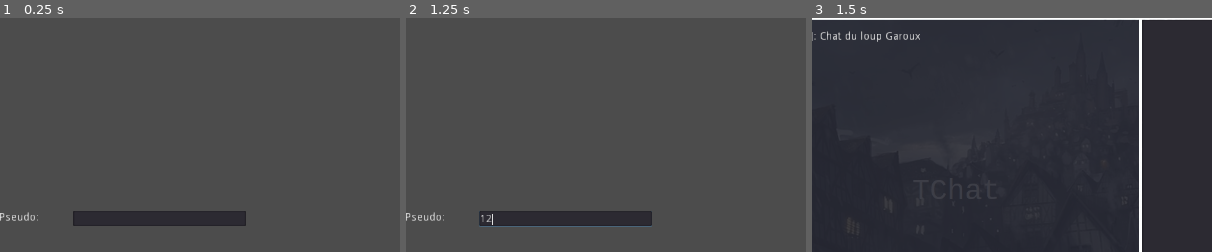
Above: before the commit, frames 1-3 (left to right).
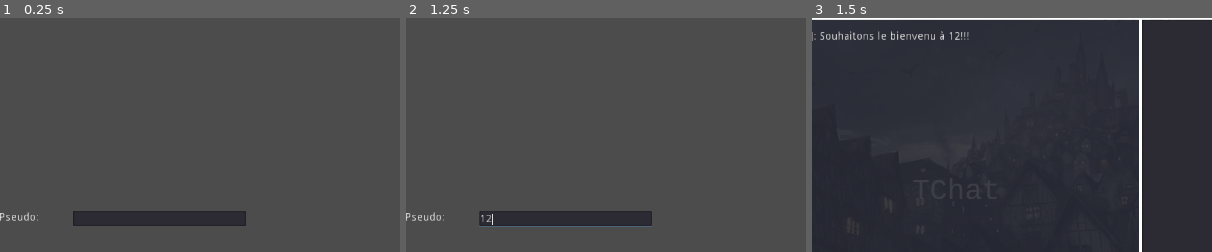
Above: after the commit, the same moments.

Repository: Tim301/Loup_Garou
Game: Godot game, scene res://Bin/Scenes/Lobby.tscn
The game is run twice, just before and just after one commit, with the same random seed, the same clock (stepped at 60 frames per second) and the same inputs.
Inputs (mouse positions are % of the whole screen's width and height, from its top left):
- Up to frame 1 (0.25 s): no input
- Up to frame 2 (1.25 s): click (54, 43) at 0.52 s; type "12" at 0.6 s
- Up to frame 3 (1.5 s): click "Entrer" at 1.25 s
The pictures show only the part of the screen within x 34-84%, y 0-50%; the shares and areas given below are measured in that part.

Frames 1-2 are identical in both runs. In frame 3, 0.6% of the frame differs, in the area x 2-40%, y 5-11%.
Error in both runs: Internal script error! Opcode: 38 (please report). (res://Chronometer.gd:5)

Commit message:
Minor_change
Add preview for github

Diff:
--- a/Godot_Project/Bin/Scriptes/ChatBox.gd
+++ b/Godot_Project/Bin/Scriptes/ChatBox.gd
@@ -20,7 +20,7 @@
 # Fonction qui initie le chat au channel 0, le channel Global
 func _ready():
 	inputfield.connect("text_entered",self,"text_entered")
-	add_message('Godot','Chat du loup Garoux')
+	add_message('Godot','Souhaitons le bienvenu à ' + Global.Pseudo + '!!!')
 	change_channel(0)
 
 # Fonction qui permet de saisir un texte dans le chat, ou de sortir du chat
@@ -45,12 +45,14 @@
 
 # Fonction qui notifie à l'utilisateur quel channel il a choisit
 func change_channel(value):
-	channel_index += value
-	if channel_index > (channels.size() - 1):
-		channel_index = 0
+	if Global.Is_Alive:
+		channel_index += value
+		if channel_index > (channels.size() - 1):
+			channel_index = 0
+	else:
+		channel_index = 2
 	inputLabel.text = '[' + channels[channel_index]['nom'] + ']'
 	inputLabel.set('custom_colors/font_color', Color(channels[channel_index]['color']))
-
 # Fonction qui permet de ne pas ajouter de message si l'utilisateur n'a pas entré
 # de caractères, ou qui ajoute un message quand il demande de l'aide
 func text_entered(text):
--- a/Godot_Project/Bin/Scriptes/Global.gd
+++ b/Godot_Project/Bin/Scriptes/Global.gd
@@ -1,4 +1,4 @@
 extends Node
 
 var Pseudo = "Tribwyn"
-var Is_Alive = "true"
+var Is_Alive = true
Not shown, added: Preview.png
